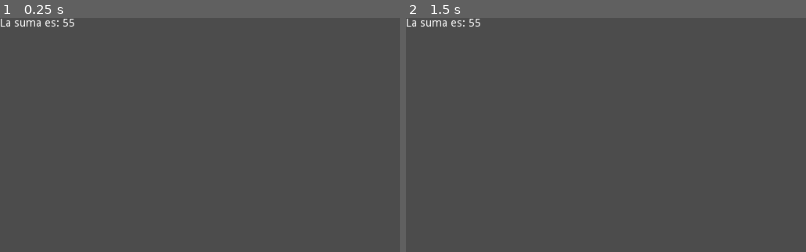
Above: before the commit, frames 1-2 (left to right).
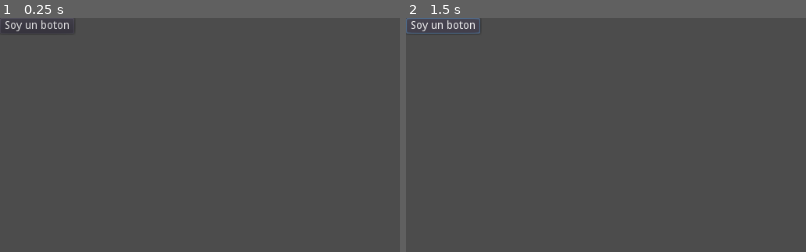
Above: after the commit, the same moments.

Repository: DanielEnGitHub/Learning
Game: Godot game, scene res://PracticasGDScript.tscn
The game is run twice, just before and just after one commit, with the same random seed, the same clock (stepped at 60 frames per second) and the same inputs. The project has no main scene, so this scene is started directly.
Inputs (mouse positions are % of the whole screen's width and height, from its top left):
- Up to frame 1 (0.25 s): no input
- Up to frame 2 (1.5 s): click (5, 2) at 0.5 s, where only the run after the commit has a clickable "Soy un boton"; click (5, 2) at 1.25 s, where only the run after the commit has a clickable "Soy un boton"
The pictures show only the part of the screen within x 0-50%, y 0-50%; the shares and areas given below are measured in that part.

The runs differ from the first frame. In frame 1, 0.5% of the frame differs, in the area x 0-19%, y 0-6%; in frame 2, 0.7%, in the area x 0-19%, y 0-7%.

Commit message:
Trabajando con botones

Diff:
--- a/Godot/002-My_Frist_game/PracticasGDScript.tscn
+++ b/Godot/002-My_Frist_game/PracticasGDScript.tscn
@@ -2,20 +2,12 @@
 
 [sub_resource type="GDScript" id=1]
 script/source = "extends Node2D
-#	TRABAJANDO CON LABELS
+#	TRABAJANDO CON BUTTON
 
 func _ready():
-#	var l = Label.new() # Label.new(): crea un label en escena
-#	l.text = \"Hola mundo\" # Agrega algun valor al label creado anteriormente
-#	add_child(l) # Intancia el label a la escena, label ahora es hijo de Node2D
-
-#	----Sumar 2 numero e imprimir su resultado en pantalla---
-	var num1 = 20
-	var num2 = 35
-
-	var res = Label.new()
-	res.text = \"La suma es: \" + str(num1 + num2)
-	self.add_child(res) # Self hace referencia a la clase principal NODE2D, esto quiere decir que res sera hijo de Node2D
+	var b = Button.new()
+	b.text = \"Soy un boton\"
+	add_child(b)
 "
 
 [node name="PracticasGDScript" type="Node2D"]
